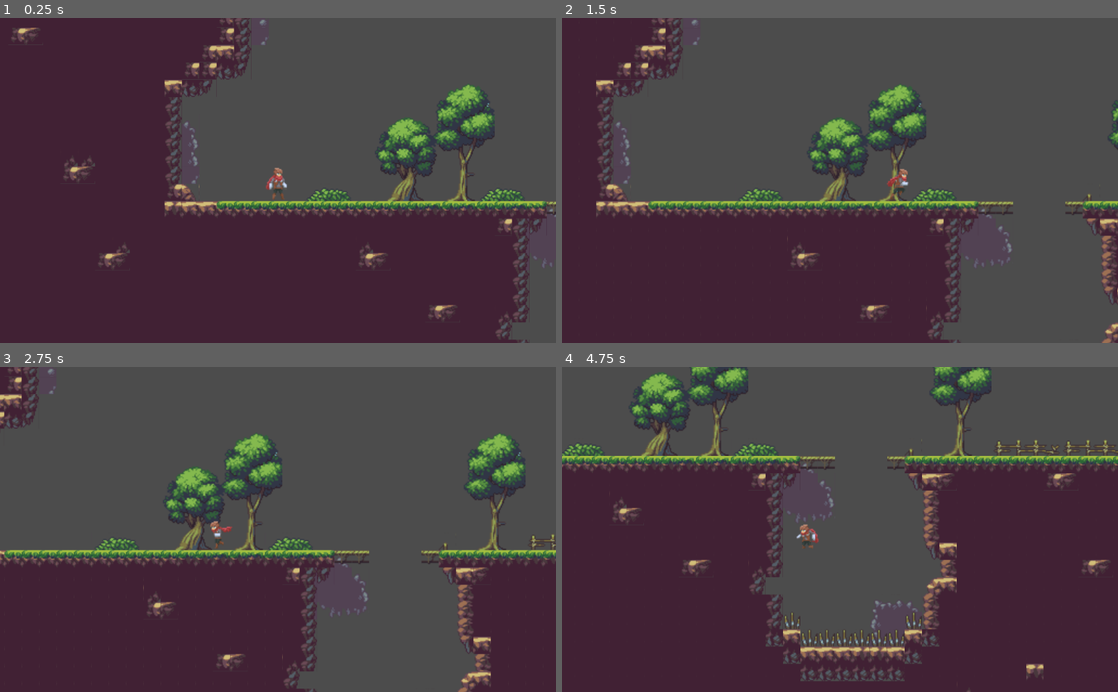
Above: before the commit, frames 1-4 (two rows, left to right).
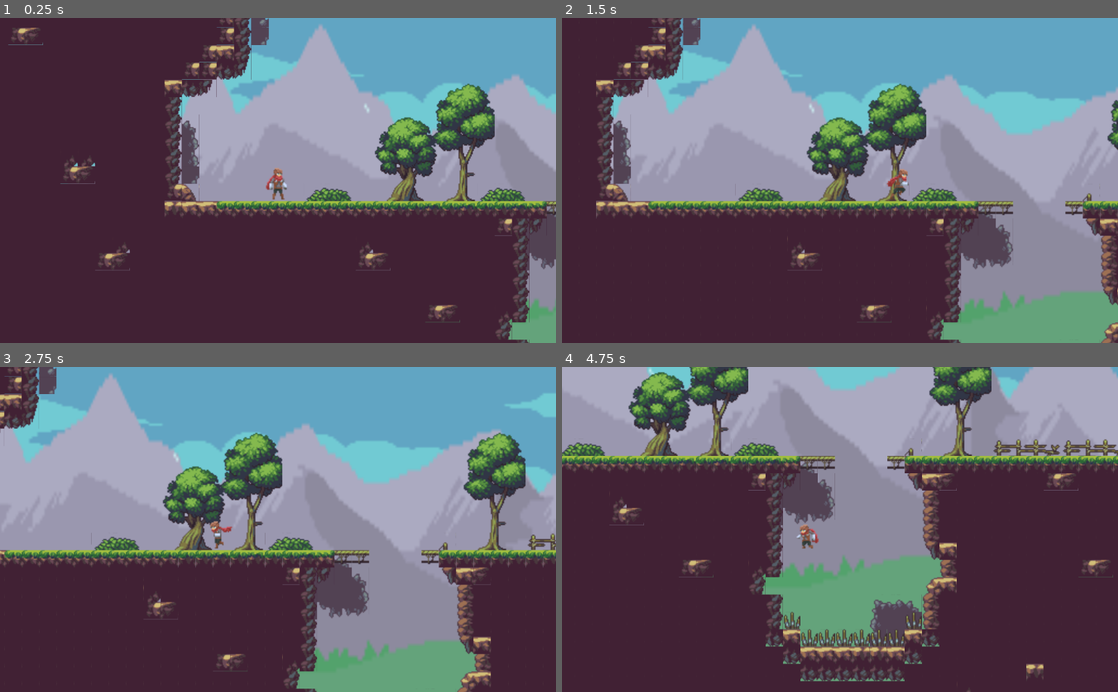
Above: after the commit, the same moments.

Repository: jdibble21/P2-Forest-Run
Game: Godot game, scene res://src/World.tscn
Two runs of this game, one before a commit and one after it. Both use one fixed random seed, a clock stepped at 60 frames per second and the inputs below.
Inputs:
- Up to frame 1 (0.25 s): no input
- Up to frame 2 (1.5 s): tap Enter at 0.5 s; hold D (move_right) from 0.53 s (still down); tap W (jump) at 0.77 s
- Up to frame 3 (2.75 s): tap W (jump) at 1.52 s; release D (move_right) at 2.03 s; hold A (move_left) from 2.03 s (still down)
- Up to frame 4 (4.75 s): release A (move_left) at 2.78 s; hold D (move_right) 2.78-4.28 s; tap W (jump) at 3.02, 3.77, 4.52 s; hold A (move_left) from 4.28 s (still down)

The runs differ from the first frame. In frame 1, 32% of the frame differs, in the area x 1-100%, y 0-100%; in frame 2, 53%; in frame 3, 59%, in the area x 0-100%, y 0-100%; in frame 4, 34%.

Commit message:
Add parallax scrolling

Diff:
--- a/project/src/Player.gd
+++ b/project/src/Player.gd
@@ -5,6 +5,7 @@
 const GRAVITY = 30
 const JUMPFORCE = -550
 var _velocity = Vector2(0,0)
+var _is_defeated = false
 onready var _animation_control = $AnimatedSprite
 
 func _ready():
--- a/project/src/World.tscn
+++ b/project/src/World.tscn
@@ -1,9 +1,12 @@
-[gd_scene load_steps=25 format=2]
+[gd_scene load_steps=28 format=2]
 
 [ext_resource path="res://assets/FreePlatformerNA/Foreground/Tileset.png" type="Texture" id=1]
 [ext_resource path="res://src/Player.tscn" type="PackedScene" id=2]
 [ext_resource path="res://assets/FreePlatformerNA/Foreground/Trees.png" type="Texture" id=3]
 [ext_resource path="res://assets/Taiga-Asset-Pack_v2_vnitti/PNG/Props.png" type="Texture" id=4]
+[ext_resource path="res://assets/FreePlatformerNA/Background/CloudsBack.png" type="Texture" id=5]
+[ext_resource path="res://assets/FreePlatformerNA/Background/BGBack.png" type="Texture" id=6]
+[ext_resource path="res://assets/FreePlatformerNA/Background/BGFront.png" type="Texture" id=7]
 
 [sub_resource type="TileSet" id=20]
 0/name = "Tileset.png 0"
@@ -822,3 +825,35 @@
 current = true
 zoom = Vector2( 0.5, 0.5 )
 drag_margin_h_enabled = true
+
+[node name="ParallaxBackground" type="ParallaxBackground" parent="."]
+
+[node name="CloudsBack" type="ParallaxLayer" parent="ParallaxBackground"]
+motion_scale = Vector2( 0.95, 0.95 )
+motion_mirroring = Vector2( 1280, 960 )
+
+[node name="Sprite" type="Sprite" parent="ParallaxBackground/CloudsBack"]
+position = Vector2( -64.0723, -104.118 )
+scale = Vector2( 2.50103, 2 )
+texture = ExtResource( 5 )
+centered = false
+
+[node name="BGBack" type="ParallaxLayer" parent="ParallaxBackground"]
+motion_scale = Vector2( 0.99, 0.99 )
+motion_mirroring = Vector2( 1120, 840 )
+
+[node name="Sprite" type="Sprite" parent="ParallaxBackground/BGBack"]
+position = Vector2( 0, -698.695 )
+scale = Vector2( 1.83208, 3.85839 )
+texture = ExtResource( 6 )
+centered = false
+
+[node name="BGFront" type="ParallaxLayer" parent="ParallaxBackground"]
+motion_scale = Vector2( 0.9, 0.9 )
+motion_mirroring = Vector2( 1120, 840 )
+
+[node name="Sprite" type="Sprite" parent="ParallaxBackground/BGFront"]
+position = Vector2( 0, -592.044 )
+scale = Vector2( 2.20021, 3.60397 )
+texture = ExtResource( 7 )
+centered = false
